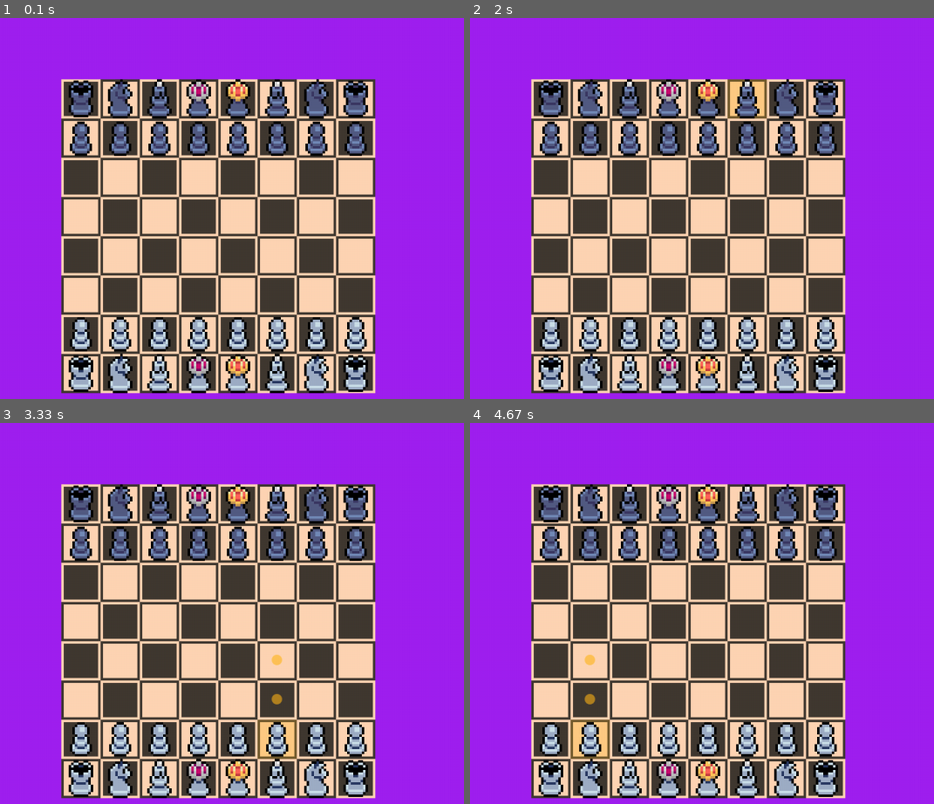
Above: before the commit, frames 1-4 (two rows, left to right).
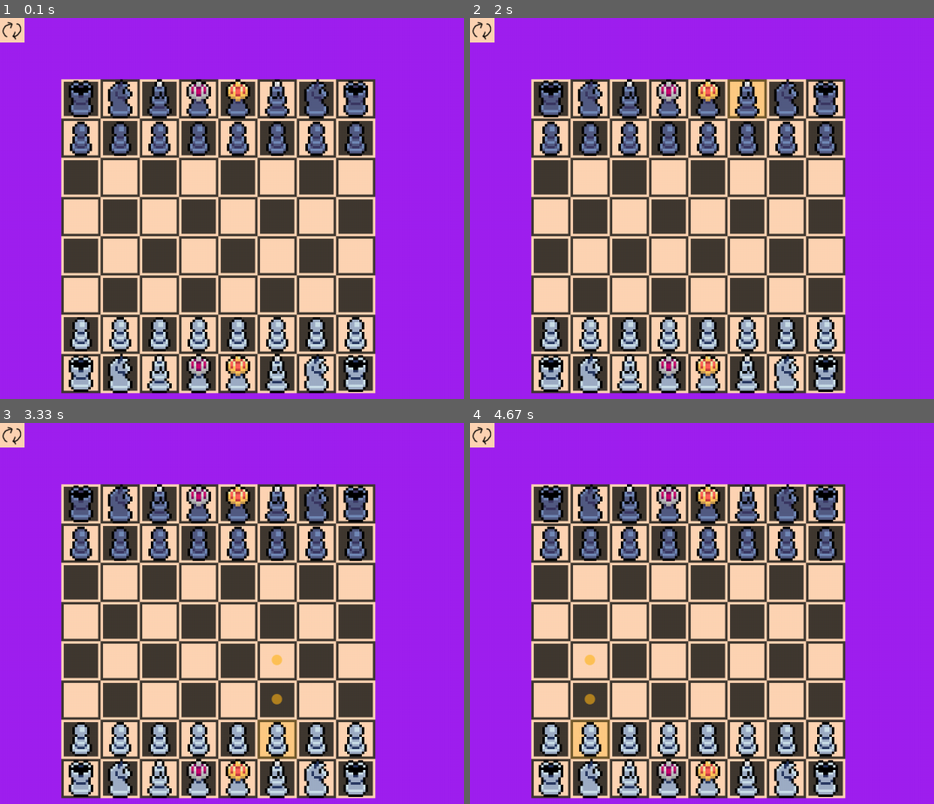
Above: after the commit, the same moments.

Repository: hristokn/Python-Chess
Game: pygame game, started from main.py
Two runs of this game, one before a commit and one after it. Both use one fixed random seed, a clock stepped at 60 frames per second and the inputs below.
Inputs (mouse positions are in pixels of both pictures, inside the frame that each line leads up to):
- Up to frame 1 (0.1 s): no input
- Up to frame 2 (2 s): press the mouse at (674, 216) at 0.37 s; move the mouse to (808, 258) at 0.47 s; release the mouse at (outside the picture) at 0.6 s; click (618, 307) at 0.72 s; click (678, 136) at 1.05 s; click (836, 147) at 1.38 s; click (734, 86) at 1.72 s
- Up to frame 3 (3.33 s): press the mouse at (264, 491) at 2.03 s; move the mouse to (412, 518) at 2.13 s; release the mouse at (outside the picture) at 2.27 s; click (162, 541) at 2.38 s; press the mouse at (162, 541) at 2.7 s; move the mouse to (190, 544) at 2.8 s; release the mouse at (222, 548) at 2.93 s; click (273, 731) at 3.05 s
- Up to frame 4 (4.67 s): press the mouse at (743, 731) at 3.37 s; move the mouse to (725, 689) at 3.47 s; release the mouse at (711, 647) at 3.6 s; click (674, 514) at 3.72 s; press the mouse at (674, 514) at 4.03 s; move the mouse to (743, 506) at 4.13 s; release the mouse at (813, 499) at 4.27 s; click (586, 758) at 4.42 s

The runs differ from the first frame. In frame 1, 0.3% of the frame differs, in the area x 0-6%, y 0-7%; in frame 2, 0.3%; in frame 3, 0.3%; in frame 4, 0.3%.

Commit message:
added clickable buttons

Diff:
--- a/drawing.py
+++ b/drawing.py
@@ -25,6 +25,8 @@
         'valid_move': 'images/valid_move.png',
         'valid_take': 'images/take.png',
         'selected_square': 'images/selected.png',
+        'button_rotate': 'images/button_rotate.png',
+        'button_rotate_pressed': 'images/button_rotate_pressed.png',
         }
 
 class ImageLibrary:
--- a/game.py
+++ b/game.py
@@ -4,6 +4,8 @@
 from chess.chess import ChessBoard
 from chess.enums import Color
 from drawing import ImageLibrary, IMAGES
+from view import Button
+
 
 class Game:
     def __init__(self, width: int, height: int, framerate: int = 30):
@@ -87,6 +89,9 @@
         self.board_controller = BoardController(game, self.image_library, self.color, self.board_x, self.board_y)
         self.board_controller.setup(self.mouse)
         self.add_object(self.board_controller)
+        button = Button(0, 0, 1, self.image_library, 'button_rotate', 'button_rotate_pressed')
+        self.add_object(button)
+        self.mouse.register_button_observer(button)
         super().run()
 
     def update(self):
--- /dev/null
+++ b/view.py
@@ -0,0 +1,60 @@
+from pygame import Surface
+from mouse import Clickable, MOUSEBUTTONUP, MOUSEBUTTONDOWN, LEFTMOUSEBUTTON, RIGHTMOUSEBUTTON
+from pygame.event import Event
+from drawing import Drawable
+
+class View(Clickable, Drawable):
+    def __init__(self, x1, y1, priority, img_lib, img):
+        x2, y2 = img_lib[img].get_size()
+        Clickable.__init__(self, x1, y1, x2, y2, priority)
+        Drawable.__init__(self, x1, y1, img_lib, img)
+
+
+
+class Button(View):
+    def __init__(self, x1, y1, priority, img_lib, button_img, pressed_button_img):
+        View.__init__(self, x1, y1, priority, img_lib, button_img)
+        self._pressed_button_img = pressed_button_img
+        self._is_held = False
+
+    def recieve_click(self, event: Event) -> bool:
+        super().recieve_click(event)
+        x,y = event.pos
+
+        if self.collides(x,y):
+            if self.left_buttop_down:
+                self.hold_button()
+            if self.left_buttop_up and self._is_held:
+                self.release_button()
+                self.click()
+            self.clear()
+            return True
+        else:
+            self.clear()
+            self.release_button()
+            return False
+
+
+    def hold_button(self):
+        self._is_held = True
+
+    def release_button(self):
+        self._is_held = False
+
+    def click(self):
+        print('Yooooo')
+
+    def draw(self, surface: Surface):
+        if not self._is_held:
+          return super().draw(surface)
+        else:
+            try:
+                surface.blit(self.image_library[self._pressed_button_img], (self.draw_x1, self.draw_y1))
+            except KeyError:
+                pass
+
+    def update(self):
+        pass
+
+    def recieve_mouse_motion(self, event: Event):
+        return super().recieve_mouse_motion(event)
Binary file added: images/button_rotate.png
Binary file added: images/button_rotate_pressed.png
